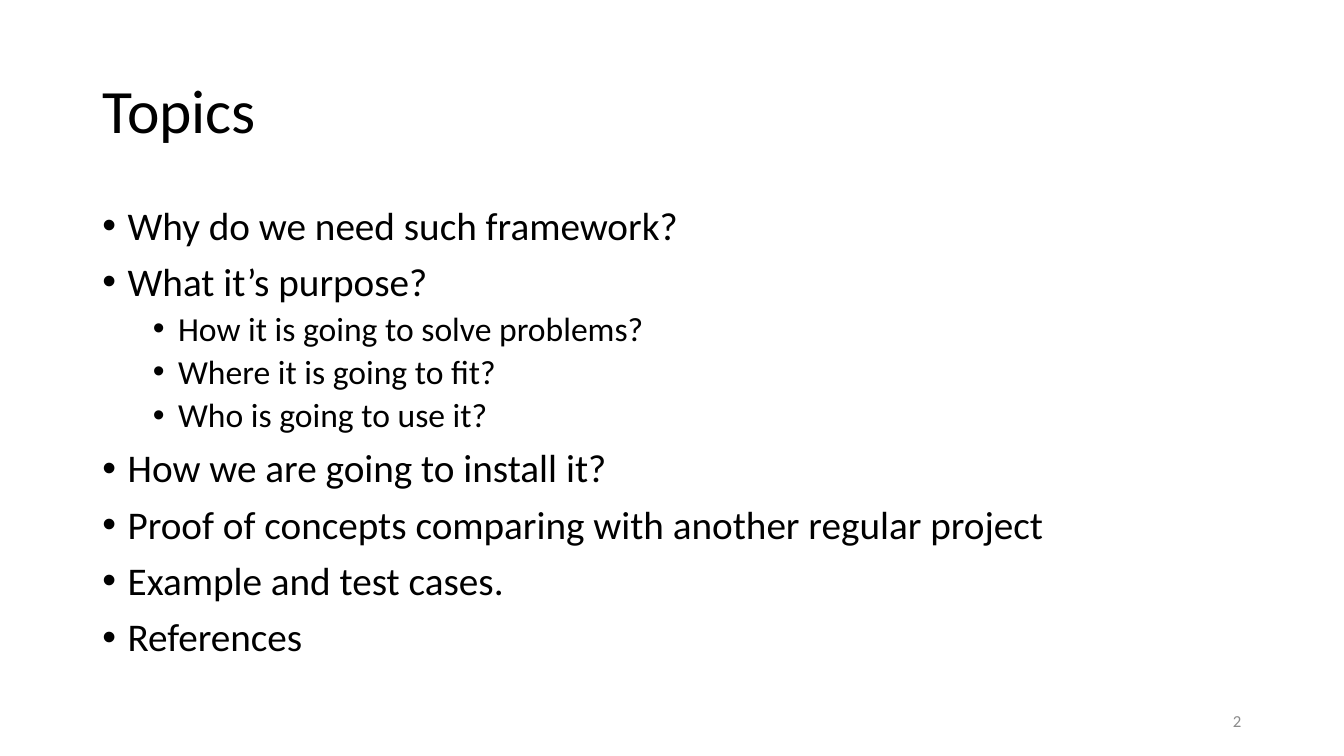
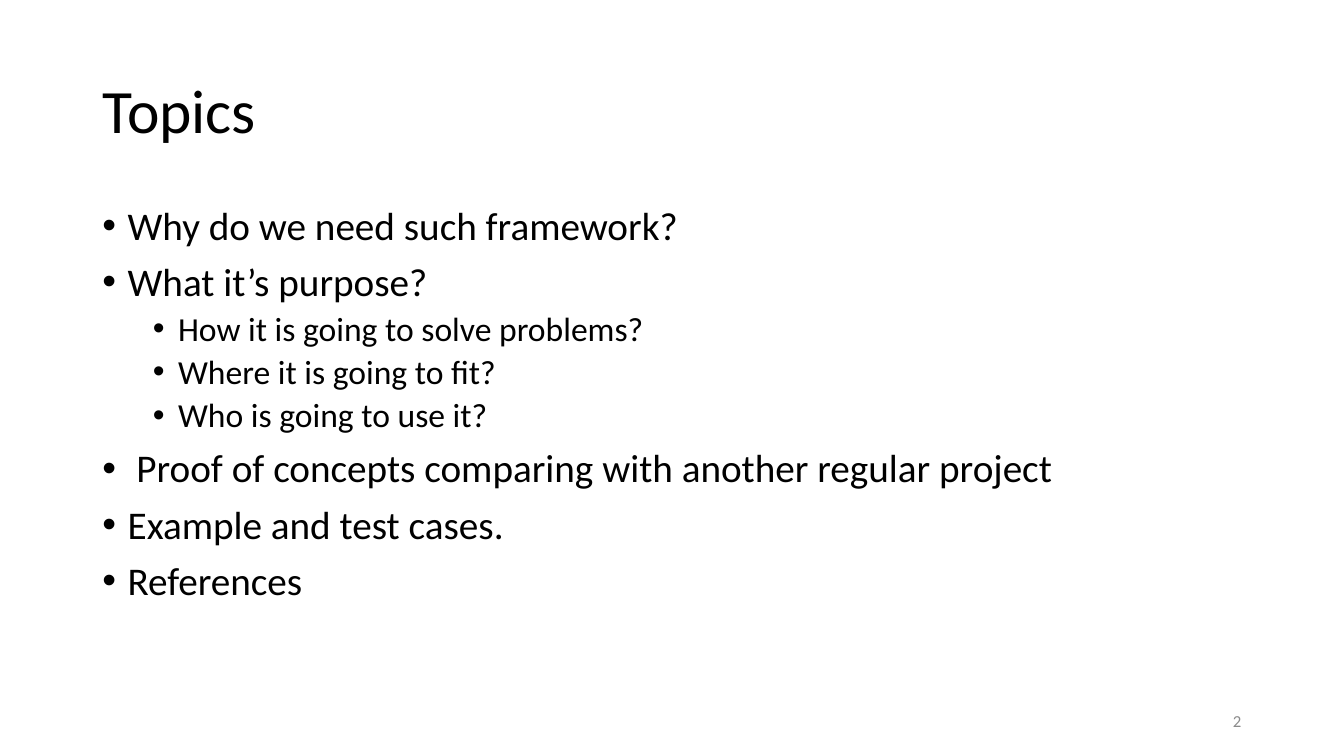
Before and after one commit to accorddeveloper/ASP.NET-MVC-Bootstrapper-Installed-Example, a slide deck: slide 2 of ASP.NET Presentation_2.pptx. Drawn at 1344x756 pixels with LibreOffice and Linux fonts; fonts in the diff are those of the drawing. Boxes give left, top, right and bottom in pixels: in the first picture for what was removed or moved away, otherwise in the second. Text is boxed around its words. In the diff, an @@ line names an element or a change of style, - is before the commit and + after.

```diff
--- a/ASP.NET Presentation_2.pptx
+++ b/ASP.NET Presentation_2.pptx
@@ text at [128,454,606,489]: paragraph removed @@
-• How we are going to install it?
```
Also in this commit, not shown: 3 other slides changed, 32 other files.
